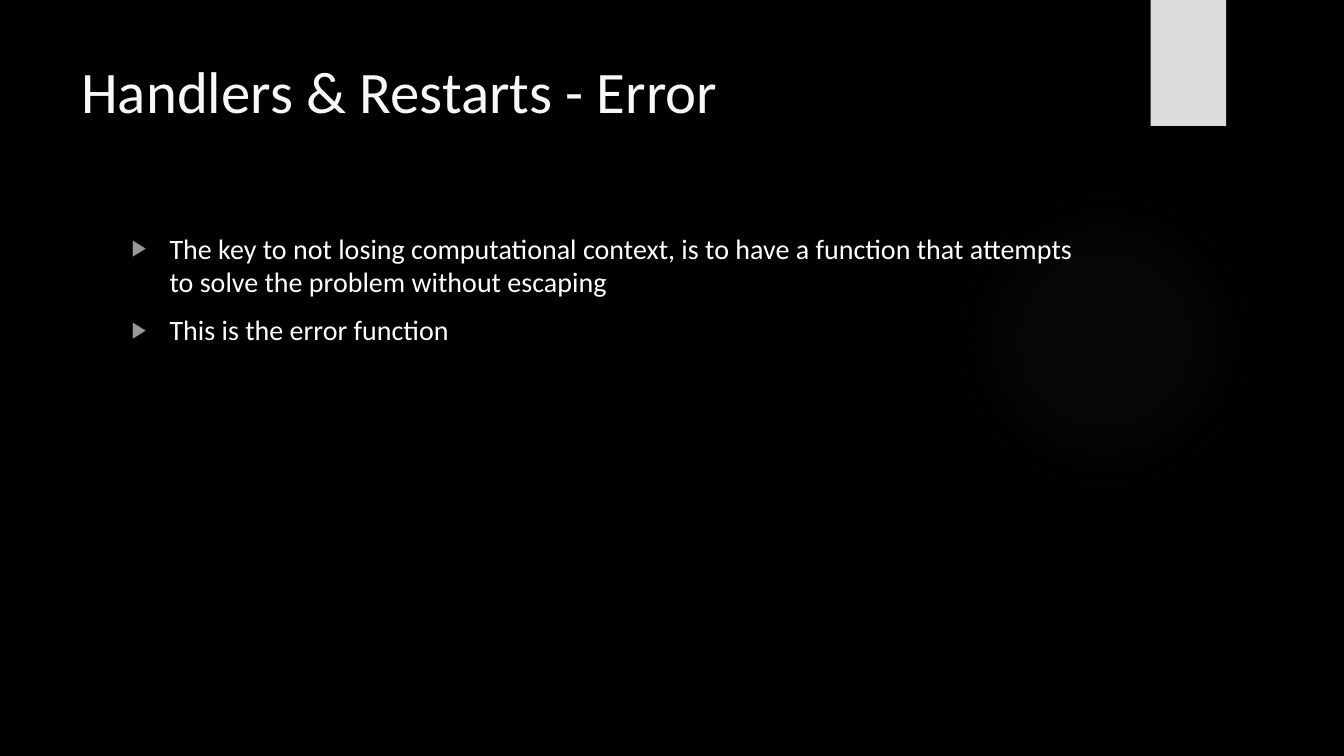
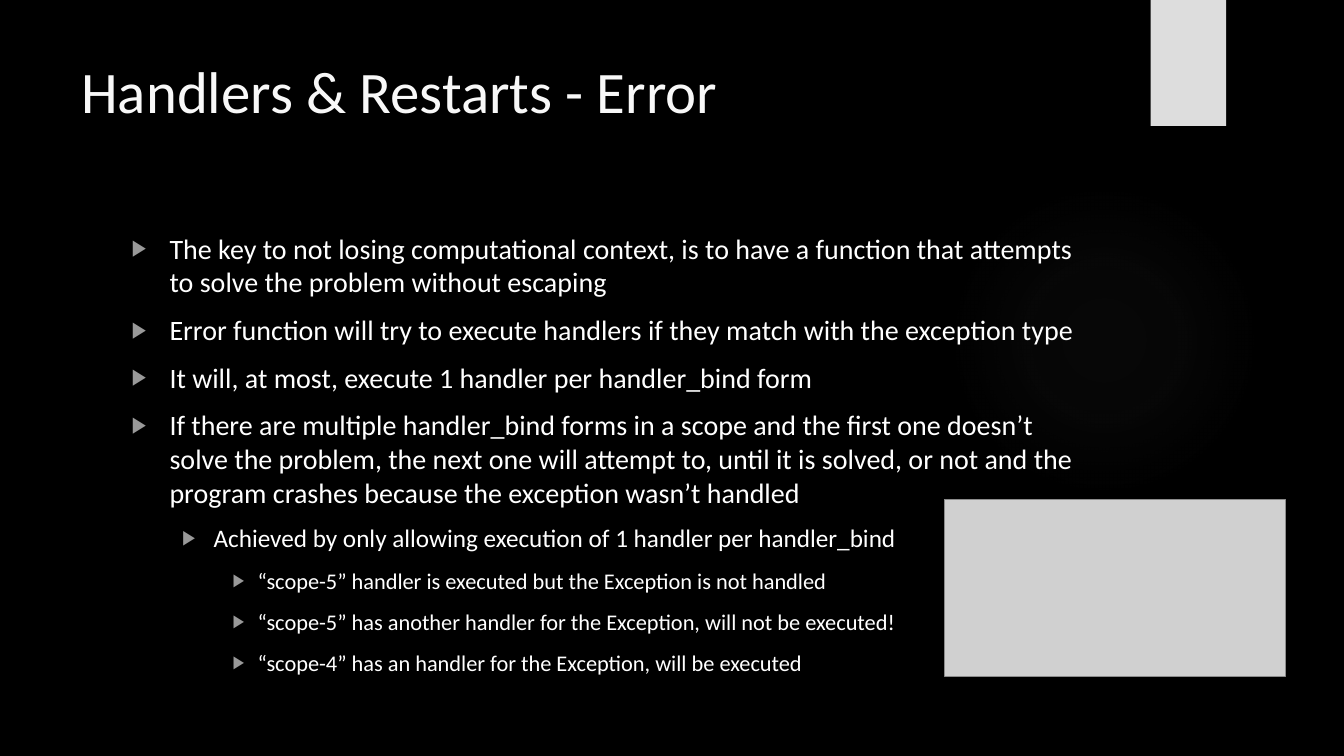
Before and after one commit to davidfrickert/PAva-19-20, a slide deck: slide 8 of PAva_Presentation.pptx (slide 6 before the commit). Drawn at 1344x756 pixels with LibreOffice and Linux fonts; fonts in the diff are those of the drawing; grey boxes stand for pictures; background and template pictures are left out. Boxes give left, top, right and bottom in pixels: in the first picture for what was removed or moved away, otherwise in the second. Text is boxed around its words. In the diff, an @@ line names an element or a change of style, - is before the commit and + after.

```diff
--- a/PAva_Presentation.pptx
+++ b/PAva_Presentation.pptx
@@ text at (170,320,1073,675): text changed @@
-▶ This is the error function
+▶ Error function will try to execute handlers if they match with the exception type
+▶ It will, at most, execute 1 handler per handler_bind form
+▶ If there are multiple handler_bind forms in a scope and the first one doesn’t solve the problem, the next one will attempt to, until it is solved, or not and the program crashes because the exception wasn’t handled
+  ▶ Achieved by only allowing execution of 1 handler per handler_bind
+    ▶ “scope-5” handler is executed but the Exception is not handled
+    ▶ “scope-5” has another handler for the Exception, will not be executed!
+    ▶ “scope-4” has an handler for the Exception, will be executed
@@ picture added at (945,500,1287,677) @@
```
Also in this commit, not shown: 1 other slide changed, 2 slides added.
